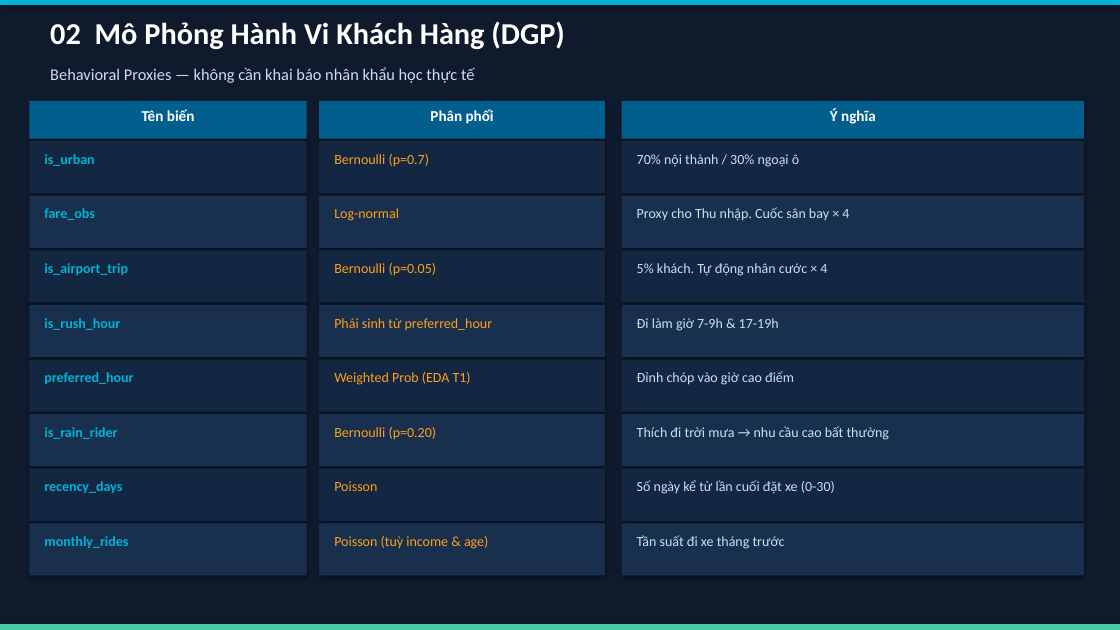
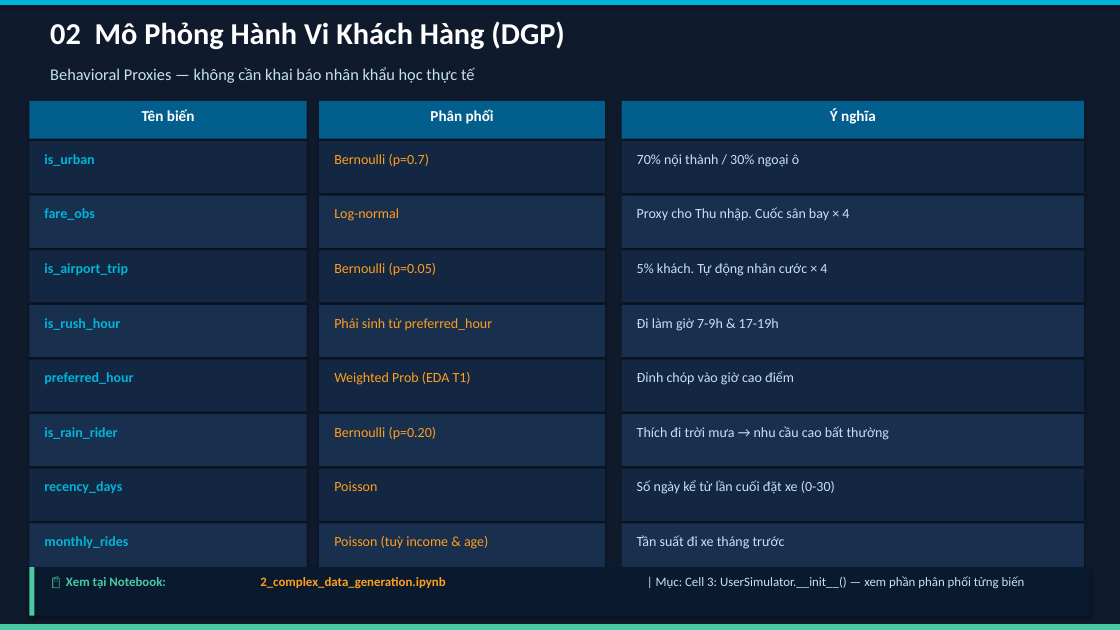
Before and after one commit to thaibuivan/GSM-promotion-experimentation, a slide deck: slide 3 of docs/Week2_Synthetic_Data_Deck_v2.pptx. Drawn at 1120x630 pixels with LibreOffice and Linux fonts; fonts in the diff are those of the drawing. Boxes give left, top, right and bottom in pixels: in the first picture for what was removed or moved away, otherwise in the second. Text is boxed around its words. In the diff, an @@ line names an element or a change of style, - is before the commit and + after.

Commit message:
docs: improve slide layout with key numbers and notebook references

```diff
--- a/docs/Week2_Synthetic_Data_Deck_v2.pptx
+++ b/docs/Week2_Synthetic_Data_Deck_v2.pptx
@@ rectangle added at (x1=29, y1=567, x2=1091, y2=616), fill #0A1A2E @@
@@ rectangle added at (x1=29, y1=567, x2=34, y2=616), fill #48CAA3 @@
@@ text added at (x1=66, y1=577, x2=166, y2=588), 11 pt, text #48CAA3, bold @@
+📓 Xem tại Notebook:
@@ text added at (x1=260, y1=577, x2=445, y2=588), 11 pt, text #FF9F1C, bold @@
+2_complex_data_generation.ipynb
@@ text added at (x1=656, y1=576, x2=1025, y2=588), 11 pt, text #C8E0F4 @@
+| Mục: Cell 3: UserSimulator.__init__() — xem phần phân phối từng biến
```
Also in this commit, not shown: 5 other slides changed.
